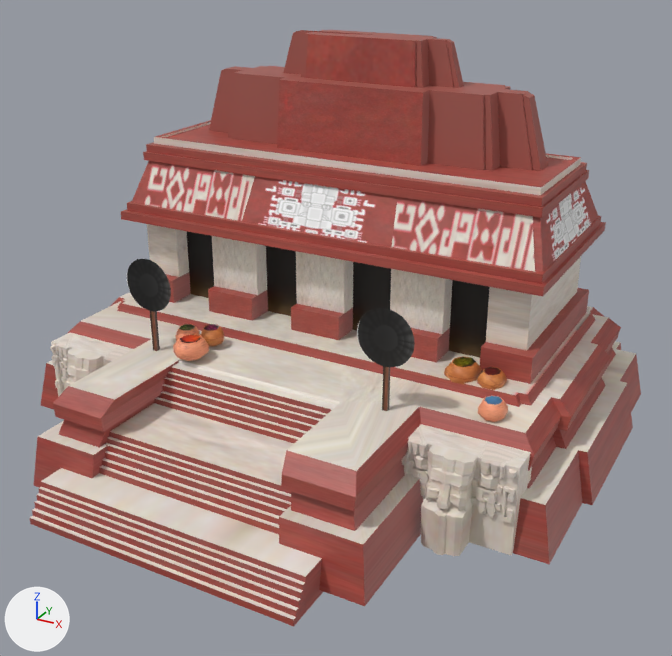
Before and after pictures for a commit that changed the COLLADA model art/meshes/structural/maya_protoclassic/cc_1.dae.
Both versions are drawn from a 50 mm lens placed at (20.7, -32.7, 21.8), pointed at (1.7, 1.9, 4.5). The lights are fixed; the arrows at lower left show +X, +Y and +Z. Where no turn or scale is listed for an object, it has been applied to the vertices. Vertices at the same position are counted once.

The first picture shows 'cc_1'.
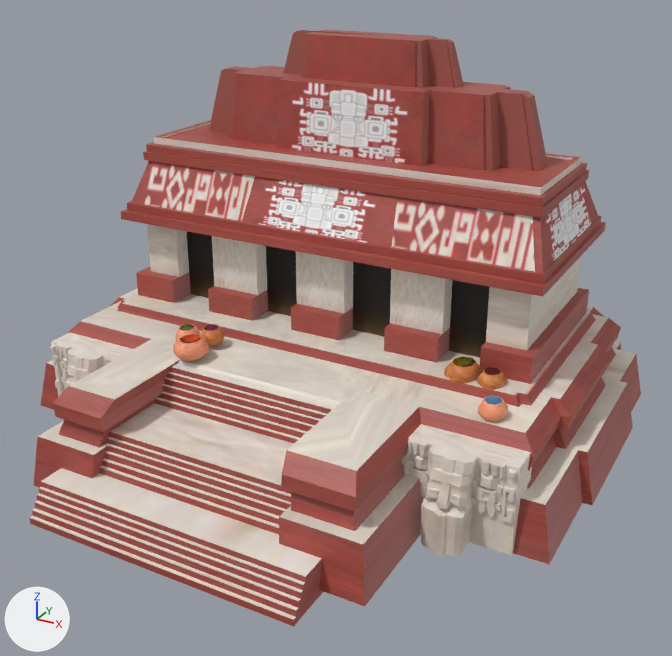
What differs and where, as boxes [x1, y1, x2, y2] in the pictures (672 x 656 px):
```json
{"part": 1, "of": "me_cubo_150", "change": "deleted", "before": [127, 259, 171, 312], "on screen": "black"}
{"part": 2, "of": "me_cubo_150", "change": "deleted", "before": [357, 308, 415, 367], "on screen": "black"}
{"part": 3, "of": "me_cubo_150", "change": "deleted", "before": [382, 366, 390, 411]}
{"part": 4, "of": "me_cubo_150", "change": "deleted", "before": [150, 311, 160, 351]}
{"part": 5, "of": "me_cubo_150", "change": "surface changed", "before": [261, 37, 470, 165], "after": [261, 37, 470, 165]}
```

Scene script edits in JSON lines:
```json
{"block": "me_cubo_150", "where": "# used by ob_cc_1; location = (0.0, 3.34, 2.38)"}
{"op": "remove", "block": "me_cubo_150", "code": "me_cubo_150.from_pydata(...)  # 2081 vertices, 3618 faces; spans x -13.9..14.1, y -13.5..12.0, z -4.0..14.5"}
{"op": "add", "block": "me_cubo_150", "code": "me_cubo_150.from_pydata(...)  # 2001 vertices, 3534 faces; spans x -13.9..14.1, y -13.5..12.0, z -4.0..14.5"}
{"block": "me_cubo_150", "change": "me_cubo_150 part 1: the loose piece of 32 vertices spanning x -7.2..-4.7, y -5.3, z 2.9..5.4 is deleted"}
{"block": "me_cubo_150", "change": "me_cubo_150 part 2: the loose piece of 32 vertices spanning x 4.8..7.4, y -5.4, z 2.9..5.4 is deleted"}
{"block": "me_cubo_150", "change": "me_cubo_150 part 3: the loose piece of 8 vertices spanning x 6.0..6.2, y -5.4..-5.1, z -0.5..4.5 is deleted"}
{"block": "me_cubo_150", "change": "me_cubo_150 part 4: the loose piece of 8 vertices spanning x -6.0..-5.8, y -5.3..-5.1, z -0.5..4.5 is deleted"}
{"block": "me_cubo_150", "change": "me_cubo_150 part 5: 8 kept faces spanning x -6.4..7.0, y 1.9..3.2, z 9.2..14.5 get new texture (UV) coordinates"}
```
